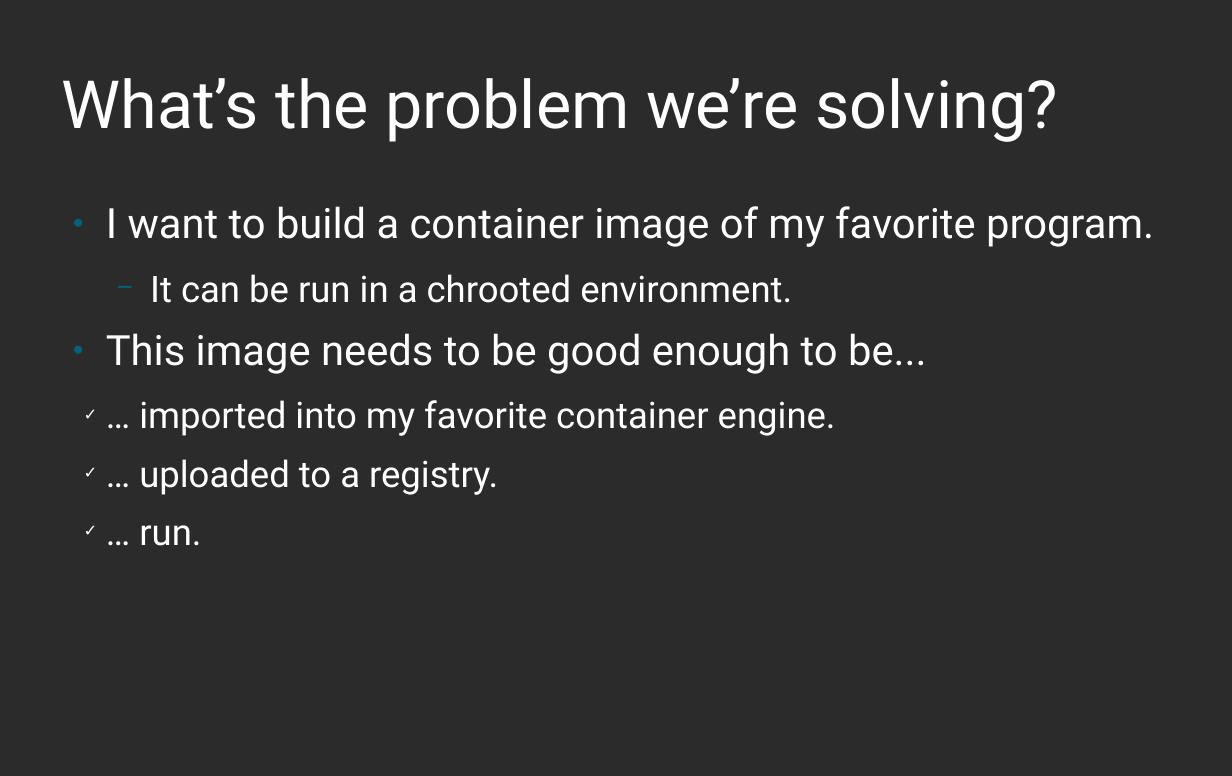
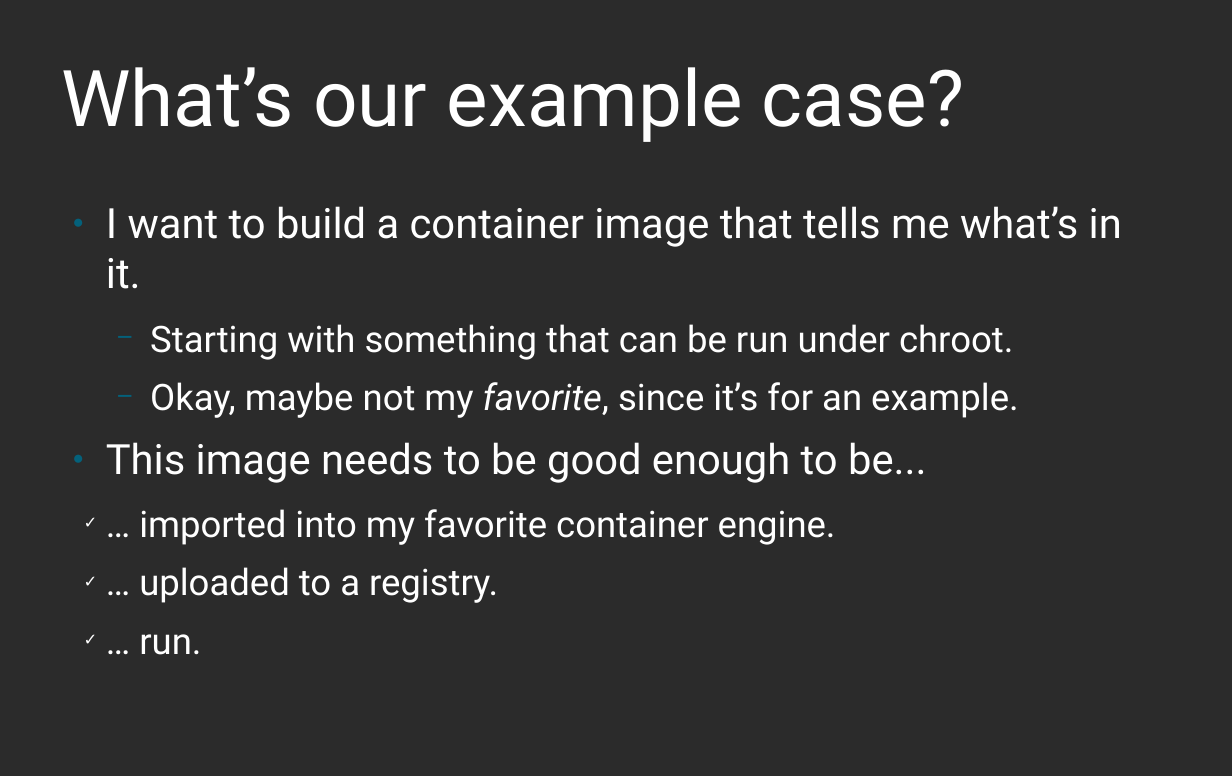
Before and after one commit to nalind/devconf.us-2018, a slide deck: slide 4 of images.odp (slide 2 before the commit). Drawn at 1232x776 pixels with LibreOffice and Linux fonts; fonts in the diff are those of the drawing; background and template pictures are left out; a plain dark background stands for a picture behind light text. Boxes give left, top, right and bottom in pixels: in the first picture for what was removed or moved away, otherwise in the second. Text is boxed around its words. In the diff, an @@ line names an element or a change of style, - is before the commit and + after.

Commit message:
Update slides

```diff
--- a/images.odp
+++ b/images.odp
@@ title at <box>62,67,964,142</box>: text changed; size 51 to 60 pt @@
-What’s the problem we’re solving?
+What’s our example case?
@@ text at <box>106,206,1122,418</box>: text changed; size 32 to 28 pt @@
-● I want to build a container image of my favorite program.
-  − It can be run in a chrooted environment.
+● I want to build a container image that tells me what’s in it.
+  − Starting with something that can be run under chroot.
+  − Okay, maybe not my favorite, since it’s for an example.
```
Also in this commit, not shown: 5 other slides changed, 2 slides added.
